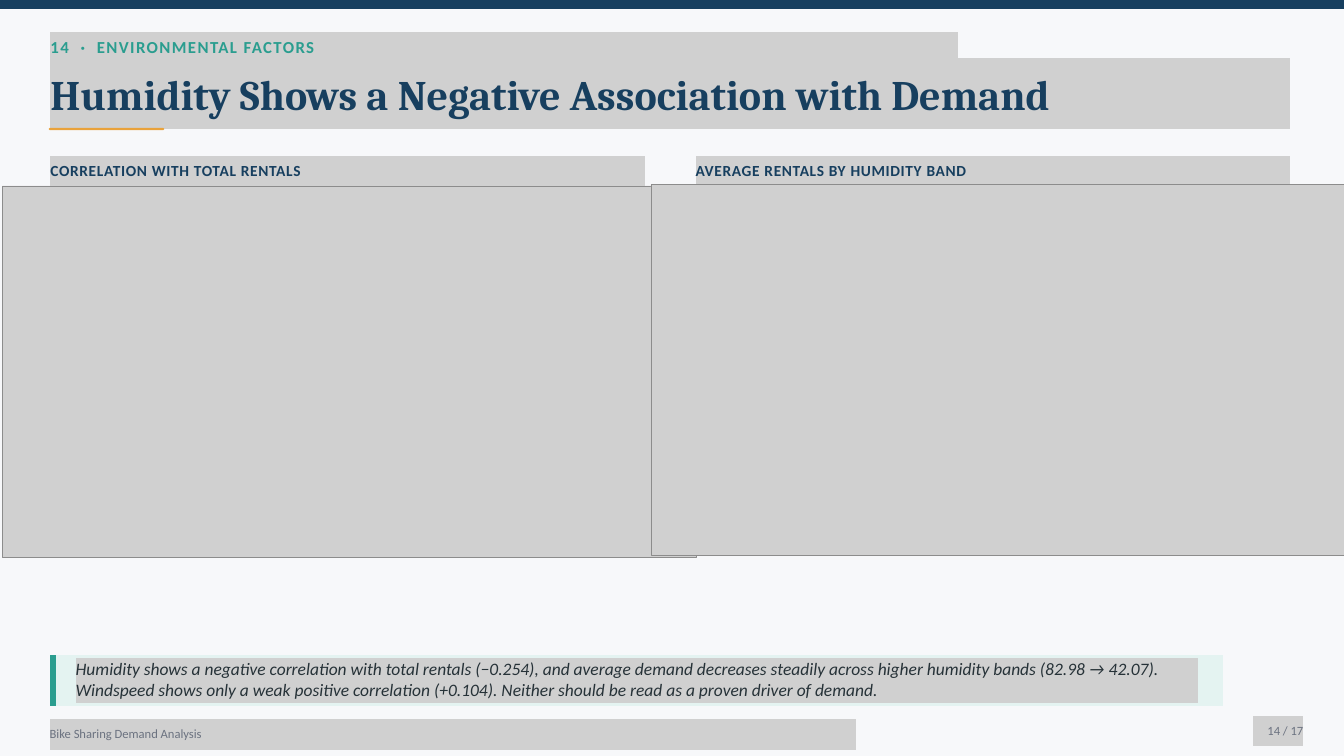
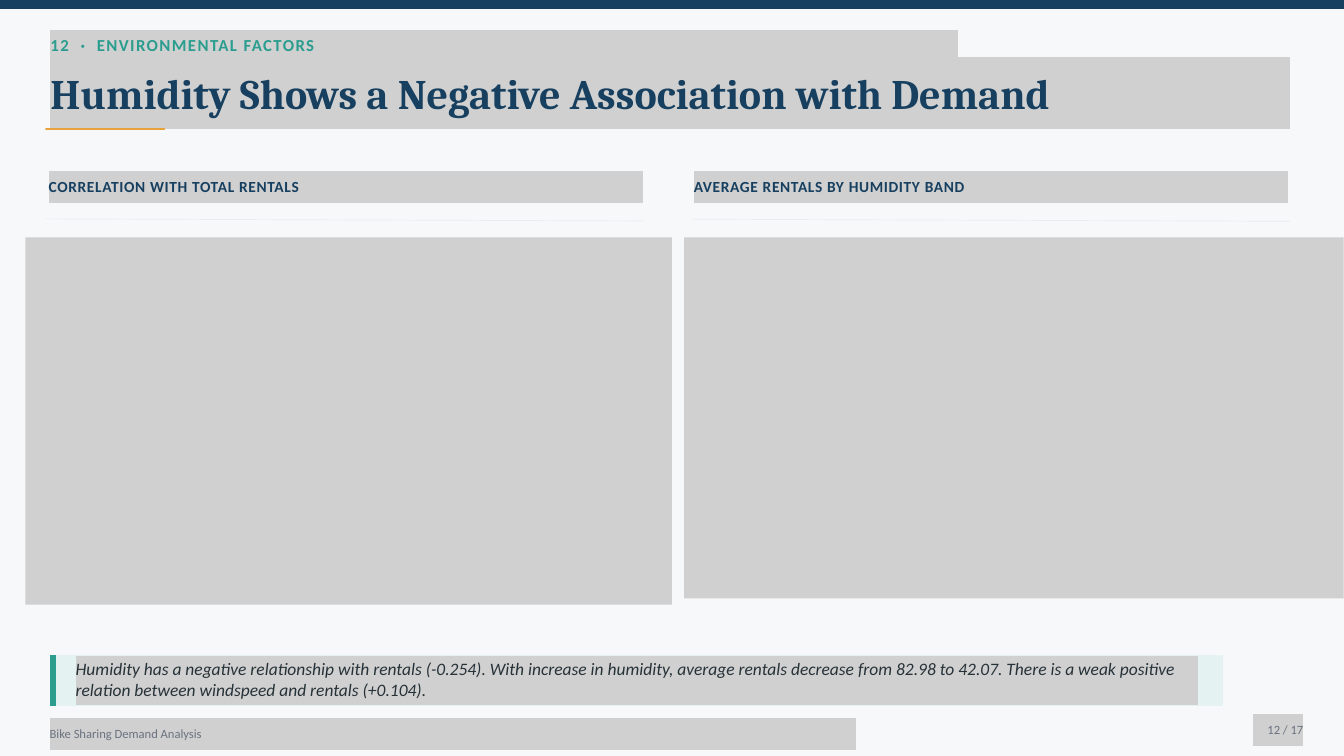
Before and after one commit to Aditi020/Bike_Sharing_Demand_Analysis, a slide deck: slide 12 of Bike_Sharing_Demand_Analysis_Presentation.pptx (slide 14 before the commit). Drawn at 1344x756 pixels with LibreOffice and Linux fonts; fonts in the diff are those of the drawing; grey boxes stand for pictures. Boxes give left, top, right and bottom in pixels: in the first picture for what was removed or moved away, otherwise in the second. Text is boxed around its words. In the diff, an @@ line names an element or a change of style, - is before the commit and + after.

```diff
--- a/Bike_Sharing_Demand_Analysis_Presentation.pptx
+++ b/Bike_Sharing_Demand_Analysis_Presentation.pptx
@@ text at <box>50,40,315,51</box>: text changed @@
-14 · ENVIRONMENTAL FACTORS
+12 · ENVIRONMENTAL FACTORS
@@ picture added at <box>50,30,958,62</box> @@
@@ line moved from (50, 129) - (163, 129) to (46, 129) - (165, 129) @@
@@ line (46, 129) - (165, 129): stroke #E9A23B 2.25 pt to #E9A23B 1.5 pt @@
@@ picture added at <box>48,172,643,202</box> @@
@@ 2 pictures, 2 texts: place and size @@
-2 pictures, 2 texts at <box>50,157,1290,187</box>
+2 pictures, 2 texts at <box>48,171,1288,202</box>
@@ picture added at <box>694,172,1288,202</box> @@
@@ picture: place and size @@
-picture at <box>2,186,696,557</box>
+picture at <box>26,237,672,604</box>
@@ line added from (46, 219) to (642, 221), #E7ECF1 0.75 pt @@
@@ picture: place and size @@
-picture at <box>651,185,1344,556</box>
+picture at <box>684,237,1344,598</box>
@@ line added from (694, 219) to (1290, 221), #E7ECF1 0.75 pt @@
@@ picture added at <box>75,656,1198,705</box> @@
@@ text at <box>76,662,1175,699</box>: text changed @@
-Humidity shows a negative correlation with total rentals (−0.254), and average demand decreases steadily across higher humidity bands (82.98 → 42.07). Windspeed shows only a weak positive correlation (+0.104). Neither should be read as a proven driver of demand.
+Humidity has a negative relationship with rentals (-0.254). With increase in humidity, average rentals decrease from 82.98 to 42.07. There is a weak positive relation between windspeed and rentals (+0.104).
@@ picture added at <box>1253,714,1304,746</box> @@
@@ text at <box>1267,723,1304,737</box>: text changed @@
-14 / 17
+12 / 17
```
Also in this commit, not shown: 12 other slides changed, 4 slides added, 4 slides removed, 2 other files.
